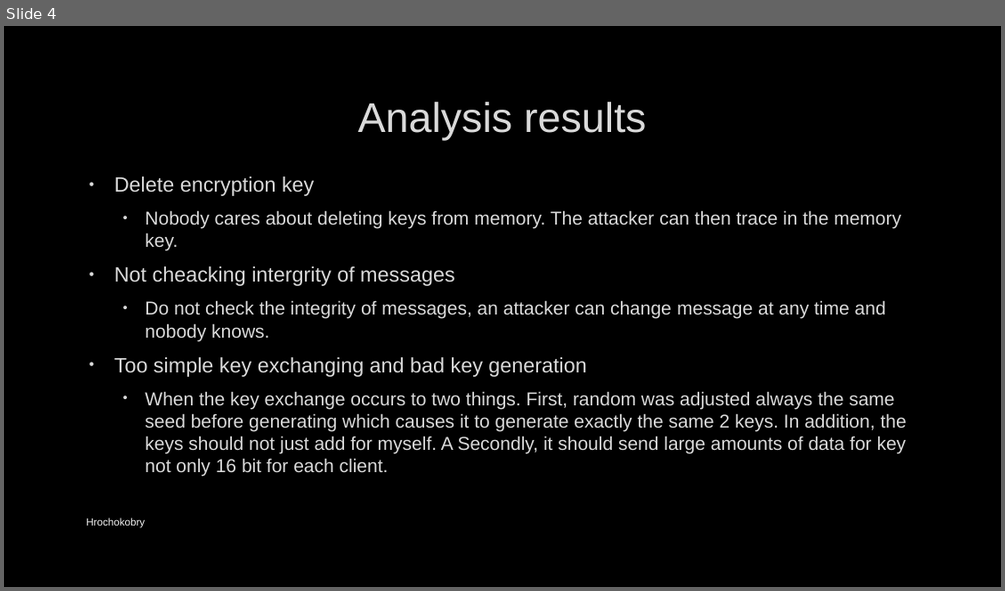
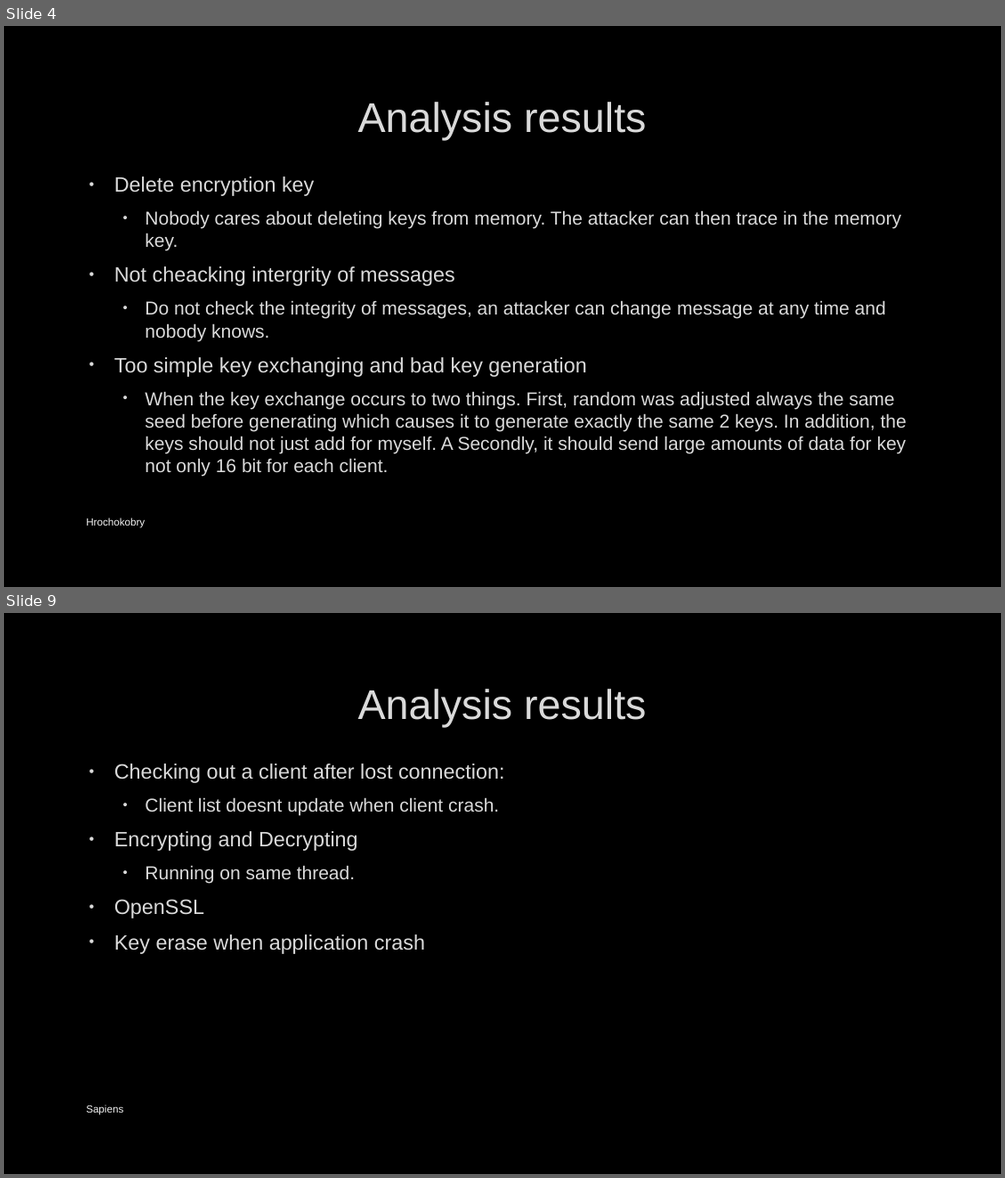
Before and after one commit to Mikycrazy/pb173-project, a slide deck: Docs/Hrochokobry.pptx. Shown one above the other, each under a label of ours: slide 4 before the commit, slides 4 and 9 after it; the slides between them are not shown. The pictures are 1005x591 and 1005x1178 pixels, drawn with LibreOffice and Linux fonts; fonts in the diff are those of the drawing; background and template pictures are left out. Boxes give left, top, right and bottom in pixels: in the first picture for what was removed or moved away, otherwise in the second. Text is boxed around its words. In the diff, an @@ line names an element or a change of style, - is before the commit and + after.

```diff
--- a/Docs/Hrochokobry.pptx
+++ b/Docs/Hrochokobry.pptx
@@ slide 9 added at [4,613,1001,1174], background picture (left out) @@
@@ title added at [358,689,646,727], 40 pt, text #DADADA @@
+Analysis results
@@ text added at [114,763,504,954], 20 pt, text #DADADA @@
+• Checking out a client after lost connection:
+  • Client list doesnt update when client crash.
+• Encrypting and Decrypting
+  • Running on same thread.
+• OpenSSL
+• Key erase when application crash
@@ text added at [86,1104,123,1115], 10 pt, text #F2F2F2 @@
+Sapiens
```
Also in this commit, not shown: 2 slides changed, 3 other slides added.
